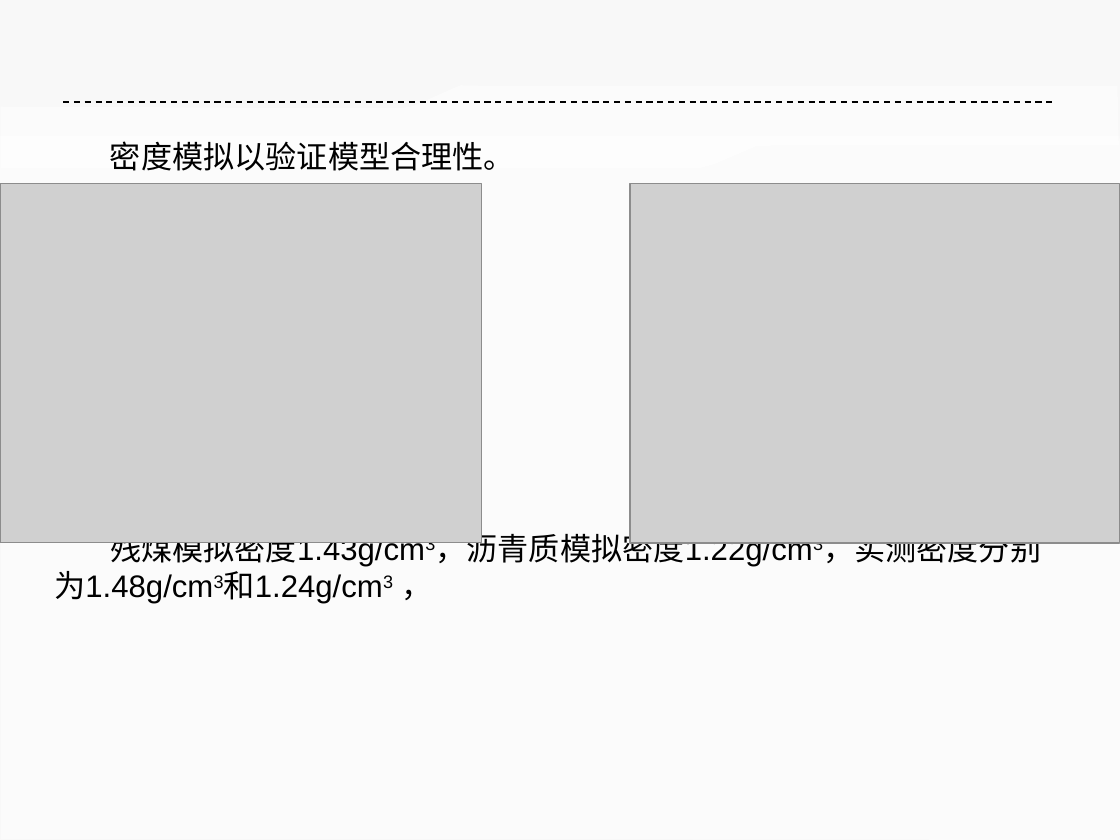
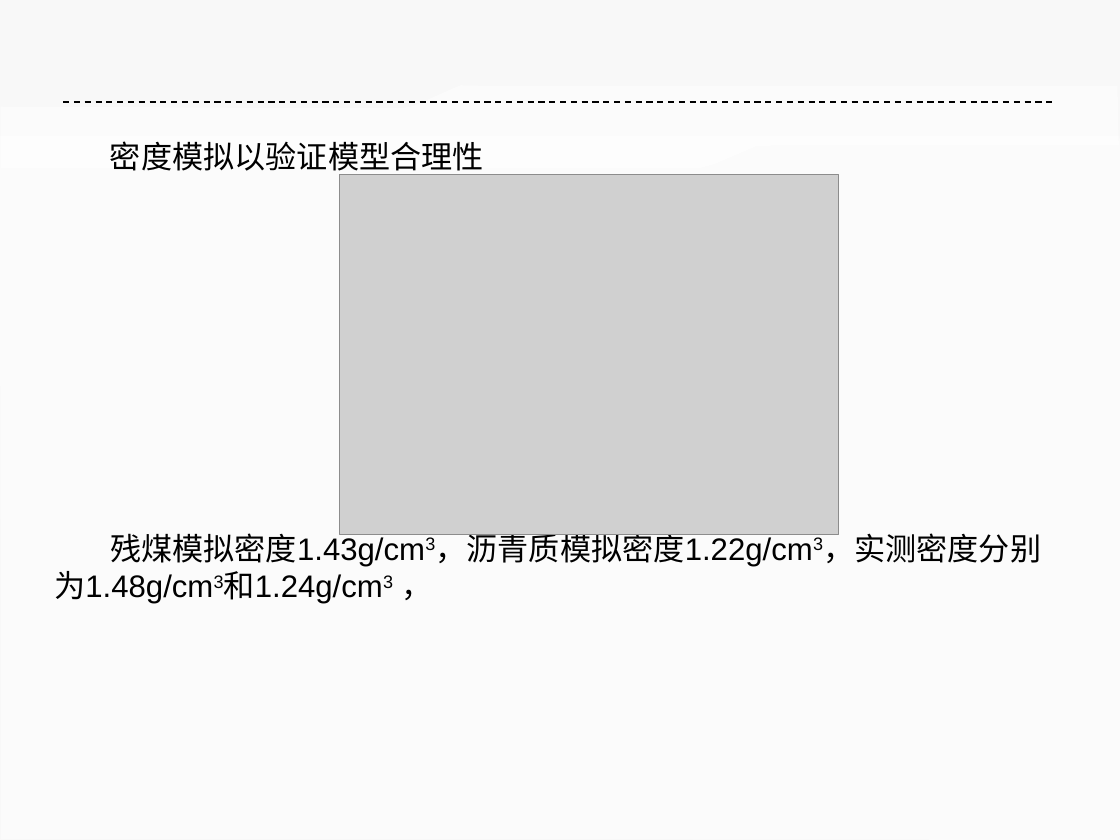
Before and after one commit to ilvcr/GraduationProject, a slide deck: slide 21 of ppt/yoghourtppt.pptx. Drawn at 1120x840 pixels with LibreOffice and Linux fonts; fonts in the diff are those of the drawing; grey boxes stand for pictures. Boxes give left, top, right and bottom in pixels: in the first picture for what was removed or moved away, otherwise in the second. Text is boxed around its words. In the diff, an @@ line names an element or a change of style, - is before the commit and + after.

```diff
--- a/ppt/yoghourtppt.pptx
+++ b/ppt/yoghourtppt.pptx
@@ text at (110, 141, 484, 176): text changed @@
-密度模拟以验证模型合理性。
+密度模拟以验证模型合理性
@@ picture added at (339, 175, 839, 534) @@
@@ picture removed at (0, 184, 482, 542) @@
@@ picture removed at (631, 184, 1120, 543) @@
```
Also in this commit, not shown: 4 other slides changed, 3 slides added, 2 slides removed.
